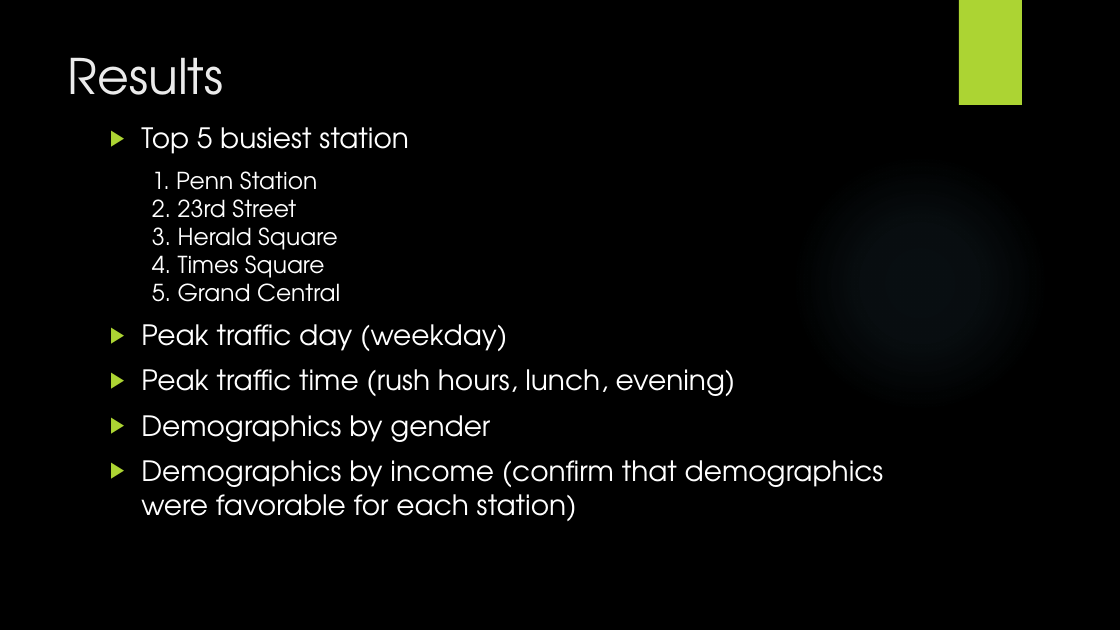
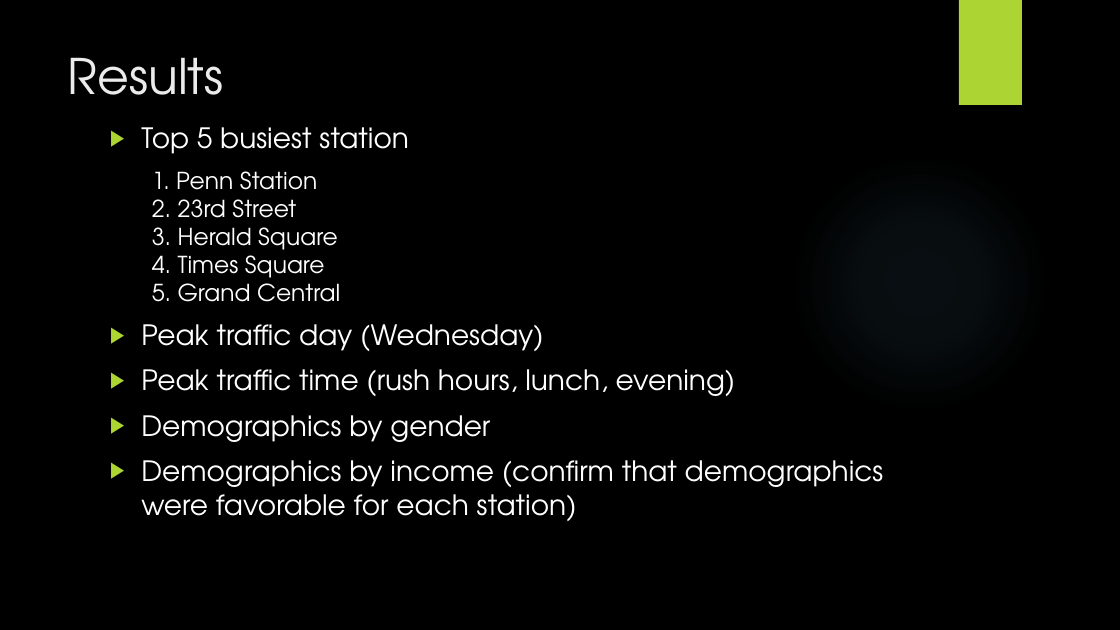
Before and after one commit to JNYH/projectbenson, a slide deck: slide 8 of OptimizeStreetTeamDeployment.pptx (slide 6 before the commit). Drawn at 1120x630 pixels with LibreOffice and Linux fonts; fonts in the diff are those of the drawing; background and template pictures are left out. Boxes give left, top, right and bottom in pixels: in the first picture for what was removed or moved away, otherwise in the second. Text is boxed around its words. In the diff, an @@ line names an element or a change of style, - is before the commit and + after.

```diff
--- a/OptimizeStreetTeamDeployment.pptx
+++ b/OptimizeStreetTeamDeployment.pptx
@@ text at [141, 324, 543, 351]: text changed @@
-▶ Peak traffic day (weekday)
+▶ Peak traffic day (Wednesday)
```
Also in this commit, not shown: 5 other slides changed, 5 slides added, 1 slide removed.
